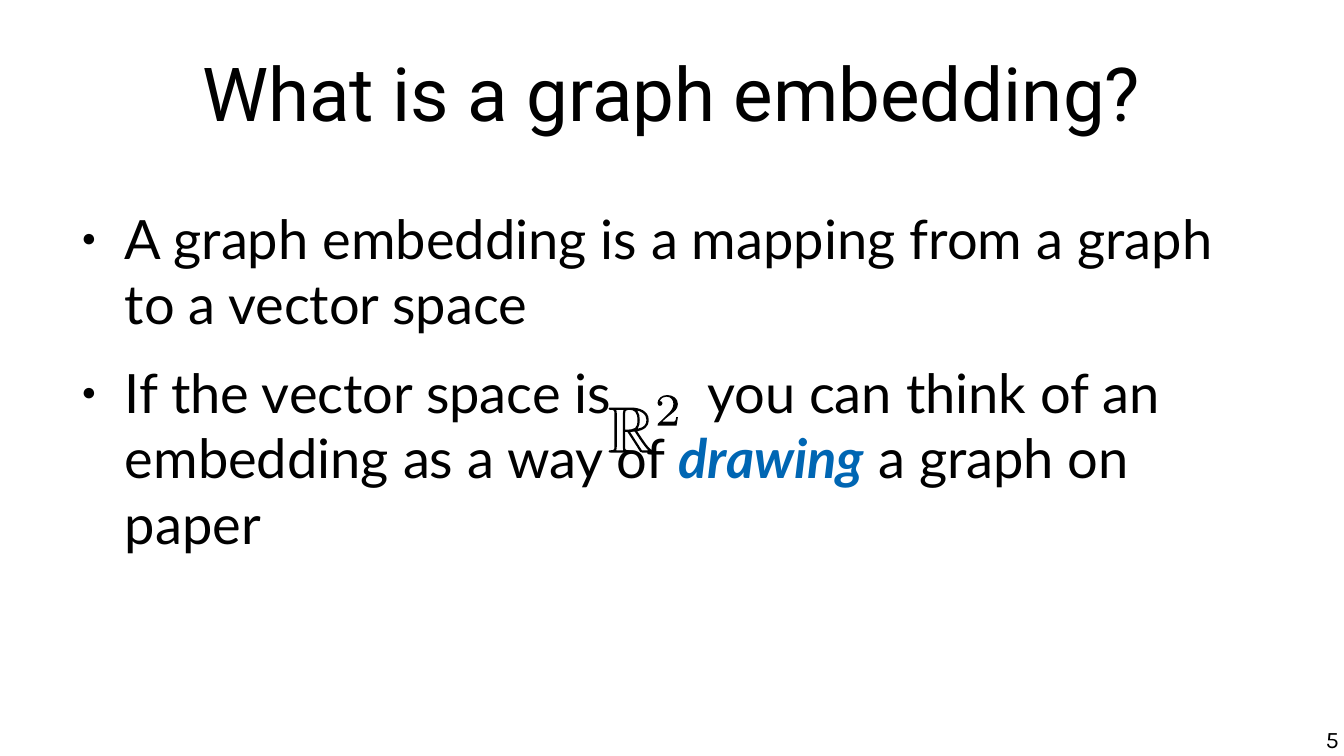
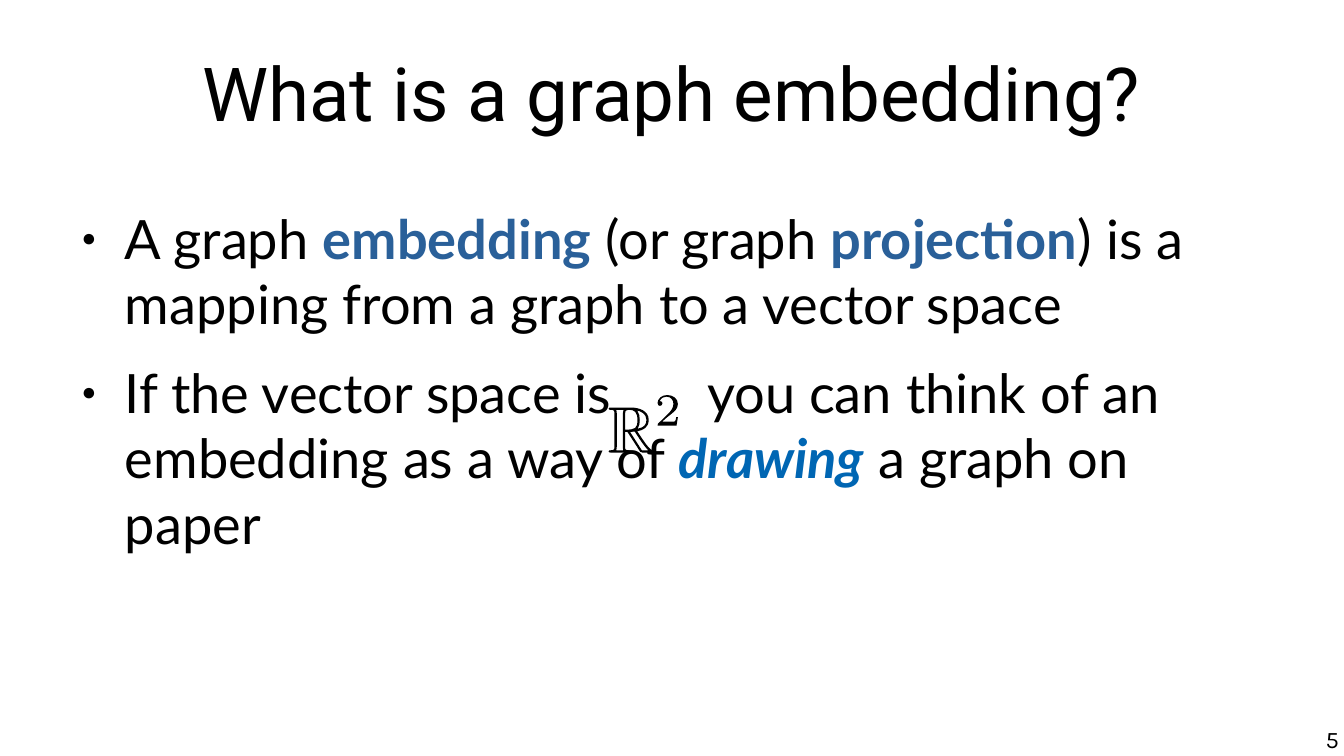
Before and after one commit to chatox/networks-science-course, a slide deck: slide 5 of theory/odp/tt22-spectral_graph_embedding.odp. Drawn at 1344x756 pixels with LibreOffice and Linux fonts; fonts in the diff are those of the drawing. Boxes give left, top, right and bottom in pixels: in the first picture for what was removed or moved away, otherwise in the second. Text is boxed around its words. In the diff, an @@ line names an element or a change of style, - is before the commit and + after.

```diff
--- a/theory/odp/tt22-spectral_graph_embedding.odp
+++ b/theory/odp/tt22-spectral_graph_embedding.odp
@@ text at (125,217,1183,334): text changed @@
-● A graph embedding is a mapping from a graph to a vector space
+● A graph embedding (or graph projection) is a mapping from a graph to a vector space
```
Also in this commit, not shown: 26 other slides changed, 18 slides added, 2 slides removed, 1 other file.
